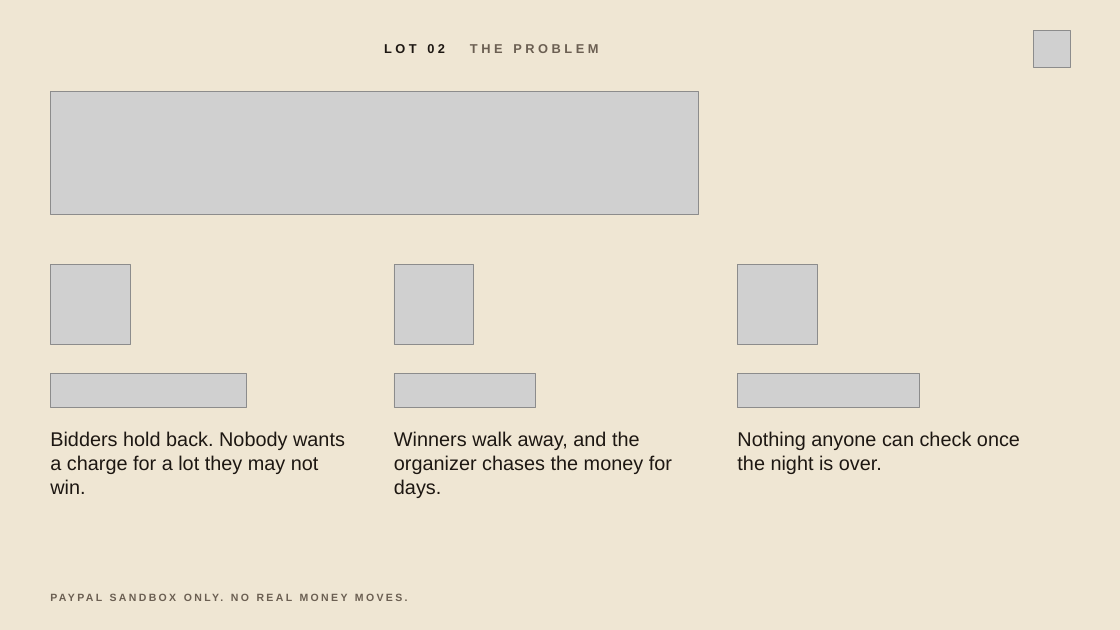
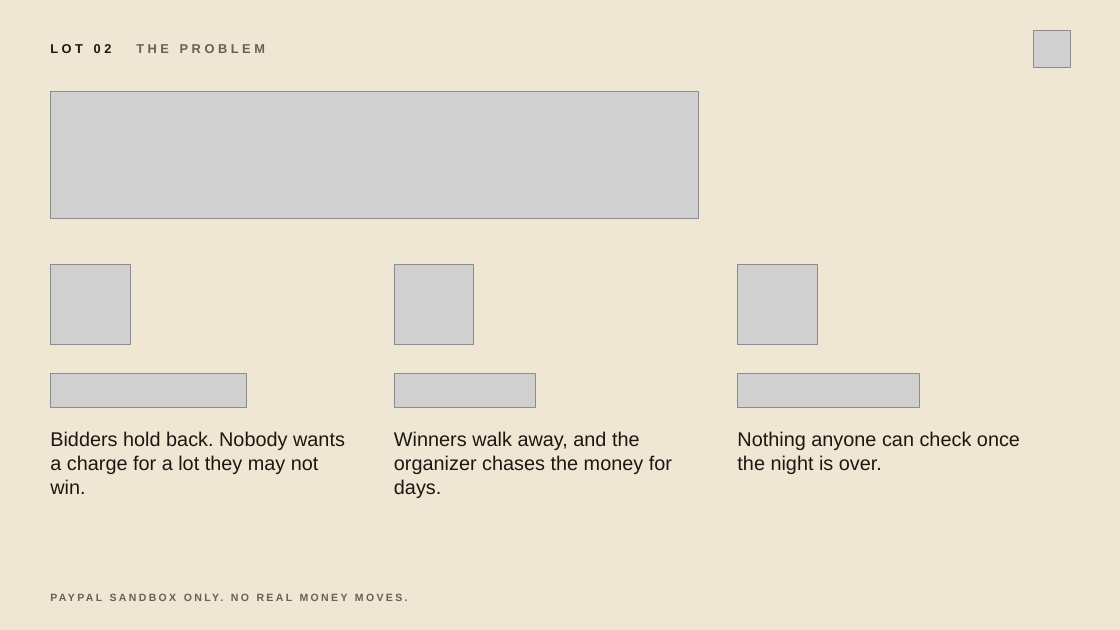
Before and after one commit to harshbhx/gavel-auction, a slide deck: slide 3 of brand/devpost/judges/GAVEL-judge-deck.pptx. Drawn at 1120x630 pixels with LibreOffice and Linux fonts; fonts in the diff are those of the drawing; grey boxes stand for pictures. Boxes give left, top, right and bottom in pixels: in the first picture for what was removed or moved away, otherwise in the second. Text is boxed around its words. In the diff, an @@ line names an element or a change of style, - is before the commit and + after.

```diff
--- a/brand/devpost/judges/GAVEL-judge-deck.pptx
+++ b/brand/devpost/judges/GAVEL-judge-deck.pptx
@@ title "LOT 02 THE PROBLEM" at <box>50,44,265,53</box>: alignment centre to left @@
@@ picture: place and size @@
-picture at <box>50,92,698,214</box>
+picture at <box>50,92,698,218</box>
```
Also in this commit, not shown: 13 other slides changed, 4 other files.
